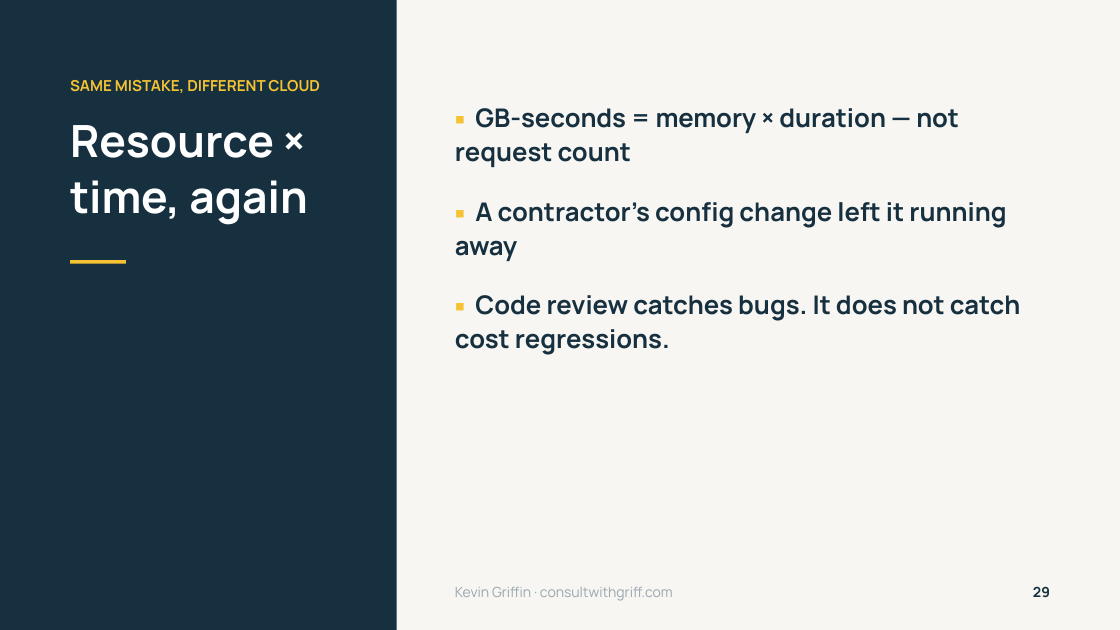
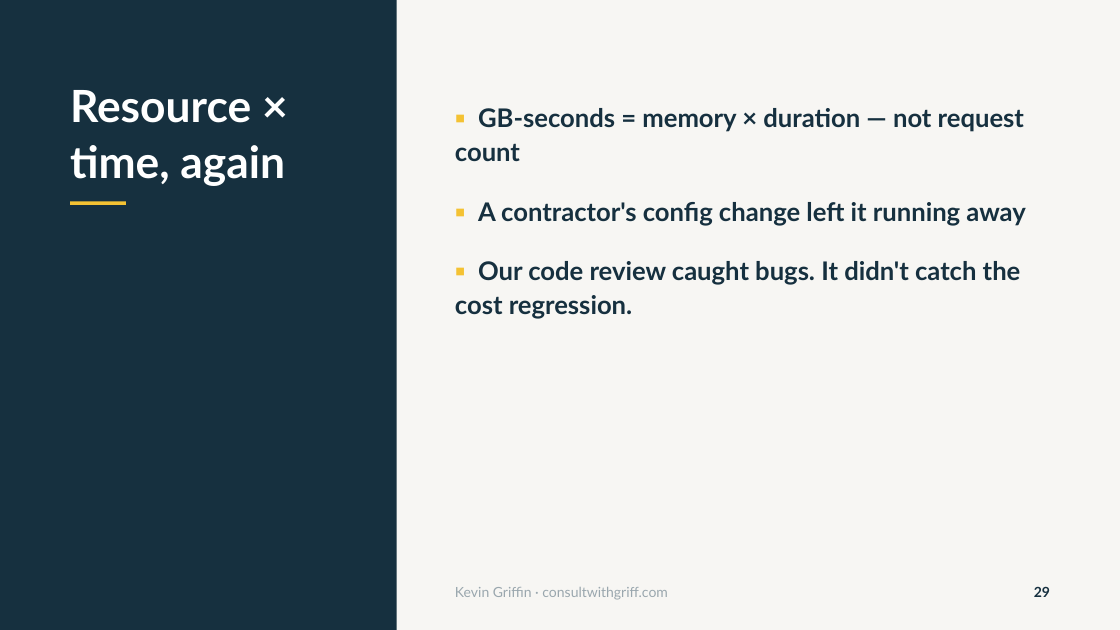
Before and after one commit to 1kevgriff/my-8000-serverless-mistake, a slide deck: slide 29 of slides/My $8000 Serverless Mistake v2.pptx. Drawn at 1120x630 pixels with LibreOffice and Linux fonts; fonts in the diff are those of the drawing. Boxes give left, top, right and bottom in pixels: in the first picture for what was removed or moved away, otherwise in the second. Text is boxed around its words. In the diff, an @@ line names an element or a change of style, - is before the commit and + after.

```diff
--- a/slides/My $8000 Serverless Mistake v2.pptx
+++ b/slides/My $8000 Serverless Mistake v2.pptx
@@ text "Resource × time, again" at (70, 90, 285, 186): font Manrope to Lato @@
@@ text at (70, 80, 320, 93): paragraph removed @@
-SAME MISTAKE, DIFFERENT CLOUD
@@ text at (455, 108, 1025, 226): font Manrope to Lato in "▪ GB-seconds = memory × duration — ...", "▪ A contractor's config change left it ..." @@
@@ rectangle: place and size @@
-rectangle at (70, 260, 126, 264)
+rectangle at (70, 202, 126, 205)
@@ text at (455, 261, 1021, 319): text changed; font Manrope to Lato @@
-▪ Code review catches bugs. It does not catch cost regressions.
+▪ Our code review caught bugs. It didn't catch the cost regression.
@@ text "Kevin Griffin · consultwithgriff.com" at (455, 587, 668, 600): font Manrope to Lato @@
```
Also in this commit, not shown: 41 other slides changed, 4 other files.
